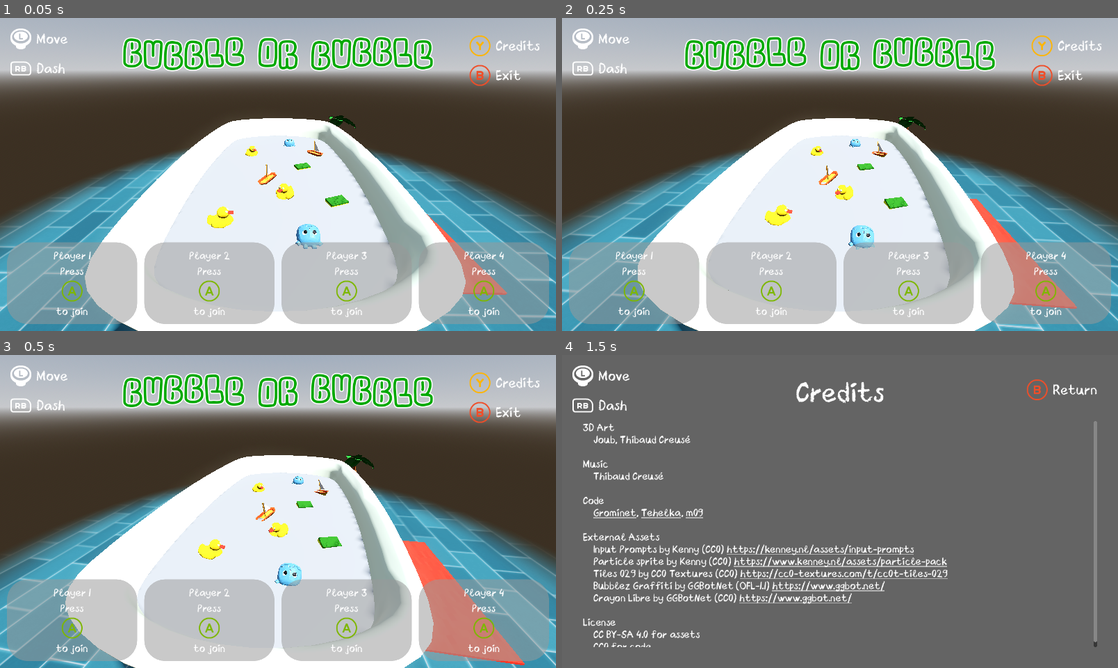
Above: before the commit, frames 1-4 (two rows, left to right).
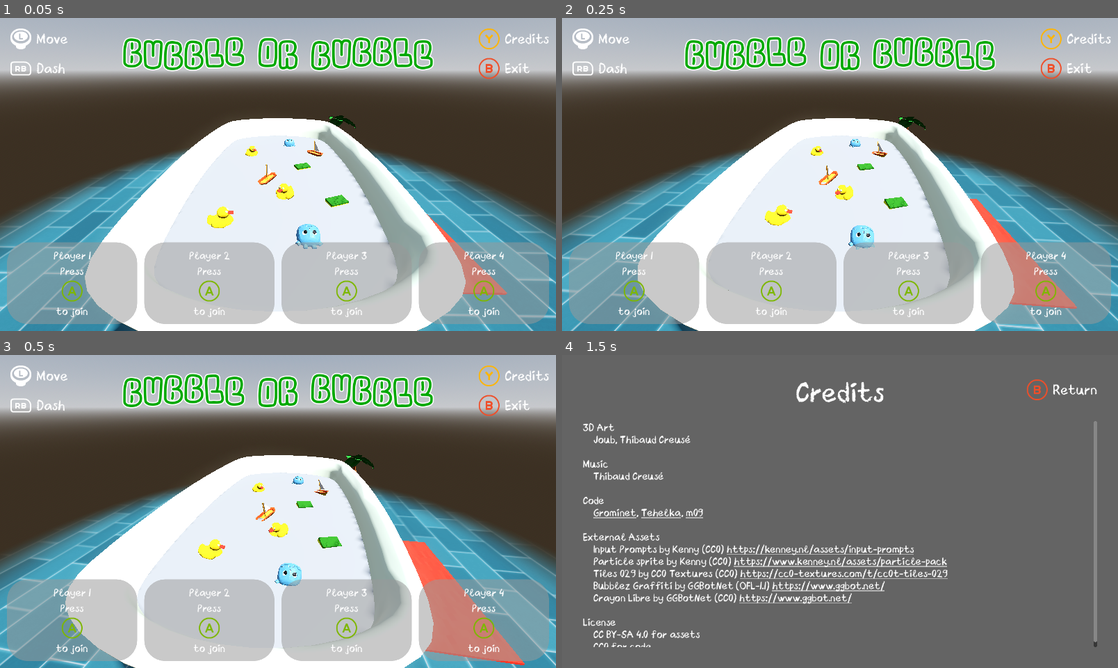
Above: after the commit, the same moments.

Repository: Gr0minet/ggj2025
Game: Godot game, scene res://scenes/game.tscn
Two runs of this game, one before a commit and one after it. Both use one fixed random seed, a clock stepped at 60 frames per second and the inputs below. Sound files missing from this copy of the repository are replaced by a short silence.
Inputs:
- Up to frame 1 (0.05 s): no input
- Up to frame 2 (0.25 s): no input
- Up to frame 3 (0.5 s): no input
- Up to frame 4 (1.5 s): hold G (change_match_length_right) 0.53-1.28 s; hold J (join_game) 0.53-1.28 s; hold O (change_color_down) from 1.28 s (still down); tap C (show_credits) at 1.35 s

The runs differ from the first frame. In frame 1, 0.6% of the frame differs, in the area x 84-99%, y 3-22%; in frame 2, 0.6%; in frame 3, 0.6%; in frame 4, 0.4%.

Commit message:
Fix alignment of hotkeys
Signed-off-by: m09 <142691+m09@users.noreply.github.com>

Diff:
--- a/godot/menu/menu.gd
+++ b/godot/menu/menu.gd
@@ -3,7 +3,7 @@
 signal request_game_start(players: Array[Player], match_length: int)
 
 @export var player_join_parent: Control = null
-@onready var exit_progress_bar = $KeysVBox/ExitHBox/Control/ExitProgressBar
+@onready var exit_progress_bar = $KeysMarginContainer/KeysVBox/ExitHBox/Control/ExitProgressBar
 @onready var match_settings_vbox = $MarginContainer/MatchSettingsVBox
 
 var match_length_scene = preload("res://menu/match_length_panel_container.tscn")
--- a/godot/menu/menu.tscn
+++ b/godot/menu/menu.tscn
@@ -85,52 +85,55 @@
 layout_mode = 2
 player_id = 3
 
-[node name="KeysVBox" type="VBoxContainer" parent="."]
+[node name="KeysMarginContainer" type="MarginContainer" parent="."]
 layout_mode = 1
 anchors_preset = 1
 anchor_left = 1.0
 anchor_right = 1.0
-offset_left = -160.0
-offset_top = 32.0
-offset_right = -37.0
-offset_bottom = 164.0
+offset_left = -186.0
+offset_bottom = 148.0
 grow_horizontal = 0
+theme_override_constants/margin_top = 16
+theme_override_constants/margin_right = 16
 
-[node name="CreditsHBox" type="HBoxContainer" parent="KeysVBox"]
+[node name="KeysVBox" type="VBoxContainer" parent="KeysMarginContainer"]
 layout_mode = 2
 
-[node name="CreditsTextureRect" type="TextureRect" parent="KeysVBox/CreditsHBox"]
+[node name="CreditsHBox" type="HBoxContainer" parent="KeysMarginContainer/KeysVBox"]
+layout_mode = 2
+
+[node name="CreditsTextureRect" type="TextureRect" parent="KeysMarginContainer/KeysVBox/CreditsHBox"]
 layout_mode = 2
 texture = ExtResource("3_qqugk")
 
-[node name="CreditsLabel" type="Label" parent="KeysVBox/CreditsHBox"]
+[node name="CreditsLabel" type="Label" parent="KeysMarginContainer/KeysVBox/CreditsHBox"]
 layout_mode = 2
 theme_override_font_sizes/font_size = 32
 text = "Credits
 "
 
-[node name="ExitHBox" type="HBoxContainer" parent="KeysVBox"]
+[node name="ExitHBox" type="HBoxContainer" parent="KeysMarginContainer/KeysVBox"]
 layout_mode = 2
 
-[node name="Control" type="PanelContainer" parent="KeysVBox/ExitHBox"]
+[node name="Control" type="PanelContainer" parent="KeysMarginContainer/KeysVBox/ExitHBox"]
 clip_children = 1
 custom_minimum_size = Vector2(32, 32)
 layout_mode = 2
 size_flags_vertical = 3
 theme_override_styles/panel = SubResource("StyleBoxFlat_8mqjg")
 
-[node name="ExitTextureRect" type="TextureRect" parent="KeysVBox/ExitHBox/Control"]
+[node name="ExitTextureRect" type="TextureRect" parent="KeysMarginContainer/KeysVBox/ExitHBox/Control"]
 layout_mode = 2
 texture = ExtResource("4_xihb2")
 
-[node name="ExitProgressBar" type="TextureProgressBar" parent="KeysVBox/ExitHBox/Control"]
+[node name="ExitProgressBar" type="TextureProgressBar" parent="KeysMarginContainer/KeysVBox/ExitHBox/Control"]
 layout_mode = 2
 step = 0.0
 fill_mode = 5
 nine_patch_stretch = true
 texture_progress = SubResource("GradientTexture2D_odukd")
 
-[node name="ExitLabel" type="Label" parent="KeysVBox/ExitHBox"]
+[node name="ExitLabel" type="Label" parent="KeysMarginContainer/KeysVBox/ExitHBox"]
 layout_mode = 2
 theme_override_font_sizes/font_size = 32
 text = "Exit"
--- a/godot/scenes/game.tscn
+++ b/godot/scenes/game.tscn
@@ -14,8 +14,6 @@
 menu_scene = ExtResource("2_7kotp")
 scores_scene = ExtResource("2_bmbhu")
 
-[node name="Menu" parent="." instance=ExtResource("2_7kotp")]
-
 [node name="BathtubLevel" parent="." instance=ExtResource("3_3m3yt")]
 
 [node name="RotateCameraAnchor" type="Node3D" parent="." node_paths=PackedStringArray("look_at_target", "camera")]
@@ -31,4 +29,6 @@
 [node name="PauseMenu" parent="." instance=ExtResource("2_dal88")]
 visible = false
 
+[node name="Menu" parent="." instance=ExtResource("2_7kotp")]
+
 [connection signal="bubble_won" from="BathtubLevel" to="." method="_on_bathtub_level_bubble_won"]
